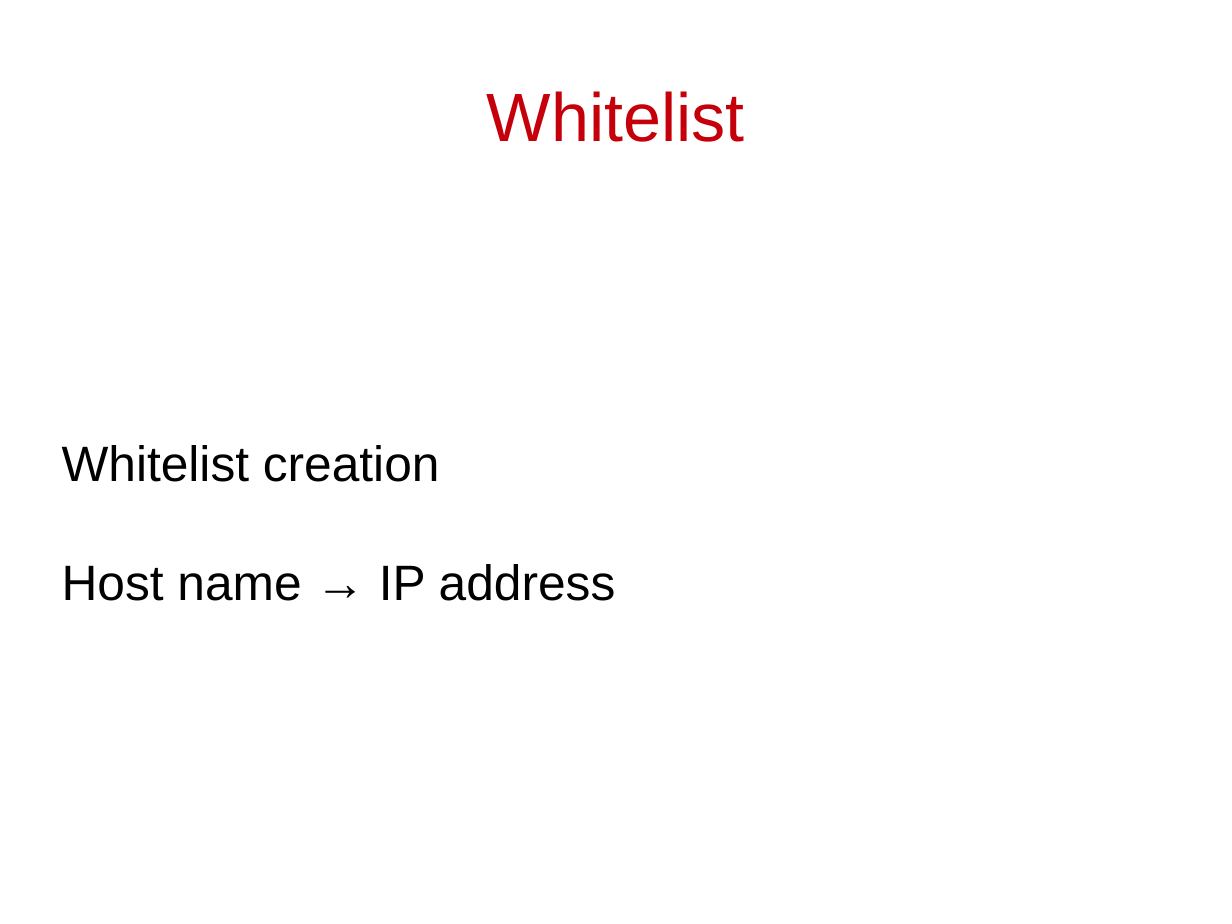
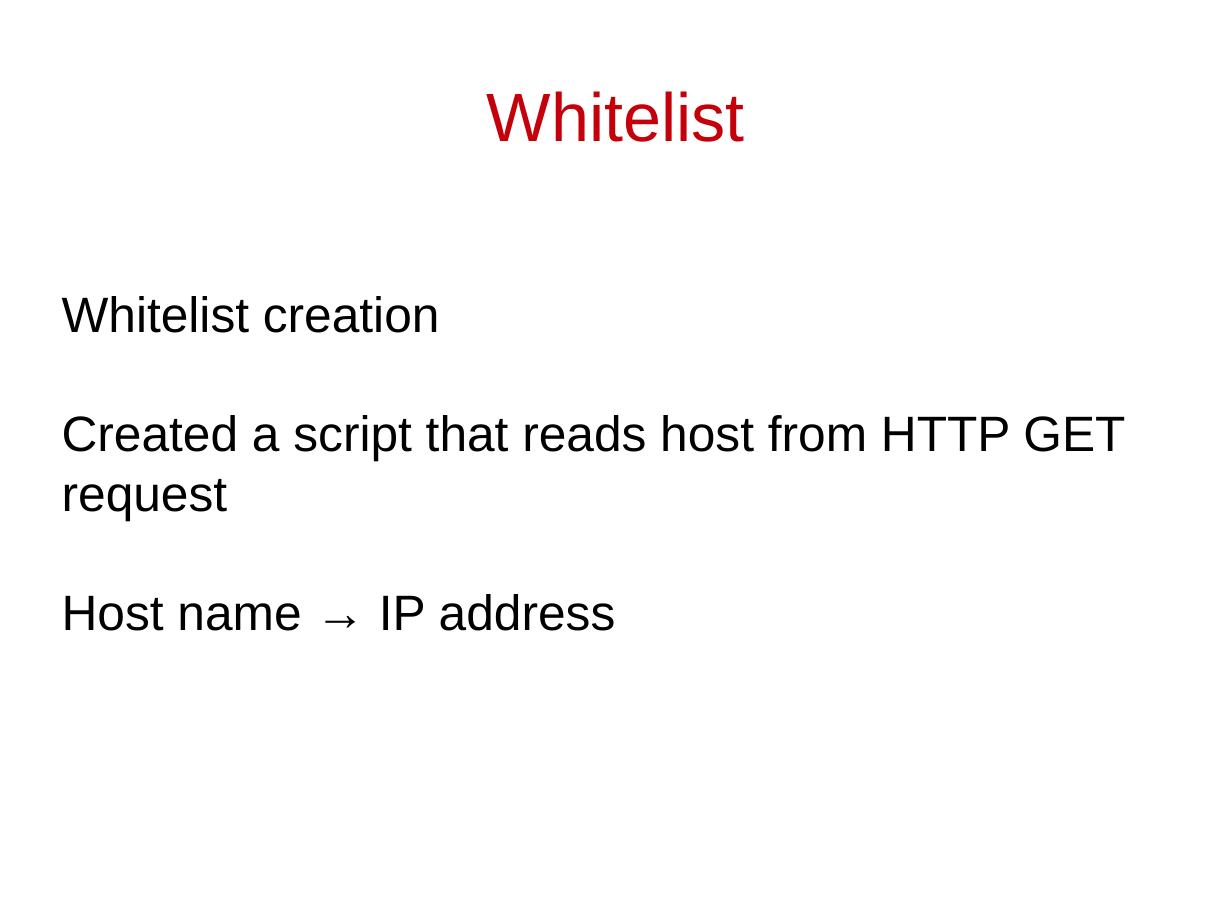
Before and after one commit to cschreiner/kindsicher, a slide deck: slide 10 of proj/presentation_dec09/Phil.odp (slide 6 before the commit). Drawn at 1232x924 pixels with LibreOffice and Linux fonts; fonts in the diff are those of the drawing. Boxes give left, top, right and bottom in pixels: in the first picture for what was removed or moved away, otherwise in the second. Text is boxed around its words. In the diff, an @@ line names an element or a change of style, - is before the commit and + after.

```diff
--- a/proj/presentation_dec09/Phil.odp
+++ b/proj/presentation_dec09/Phil.odp
@@ subtitle at (x1=62, y1=415, x2=1125, y2=520): paragraph added @@
+Created a script that reads host from HTTP GET request
```
Also in this commit, not shown: 1 other slide changed, 5 slides added, 1 slide removed.
